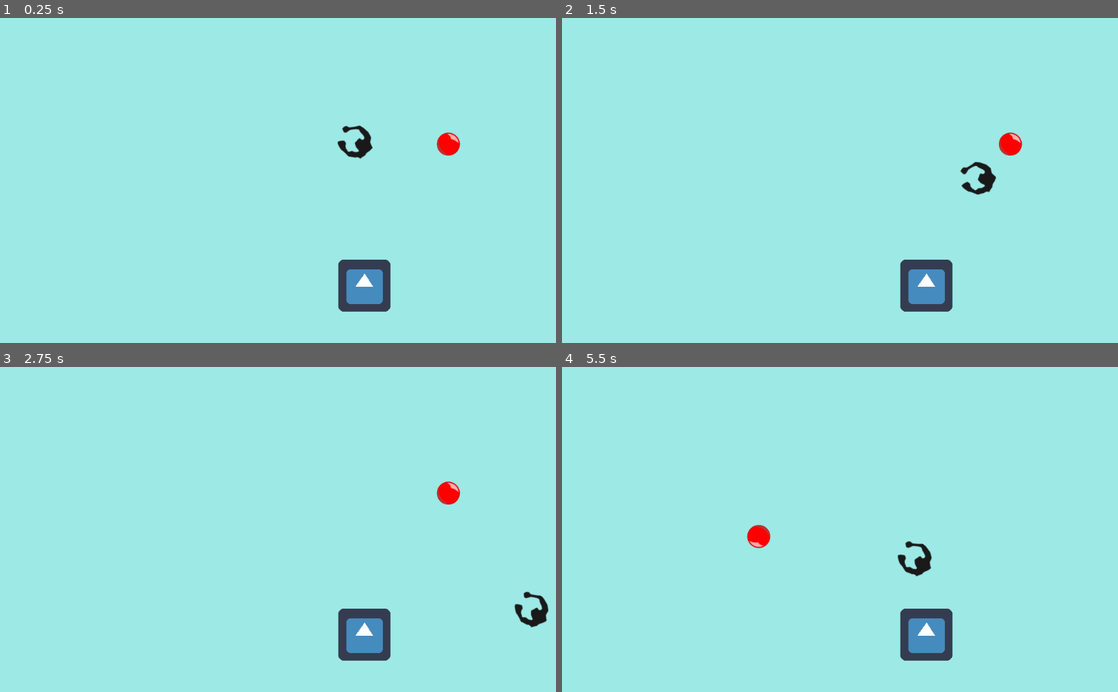
Above: before the commit, frames 1-4 (two rows, left to right).
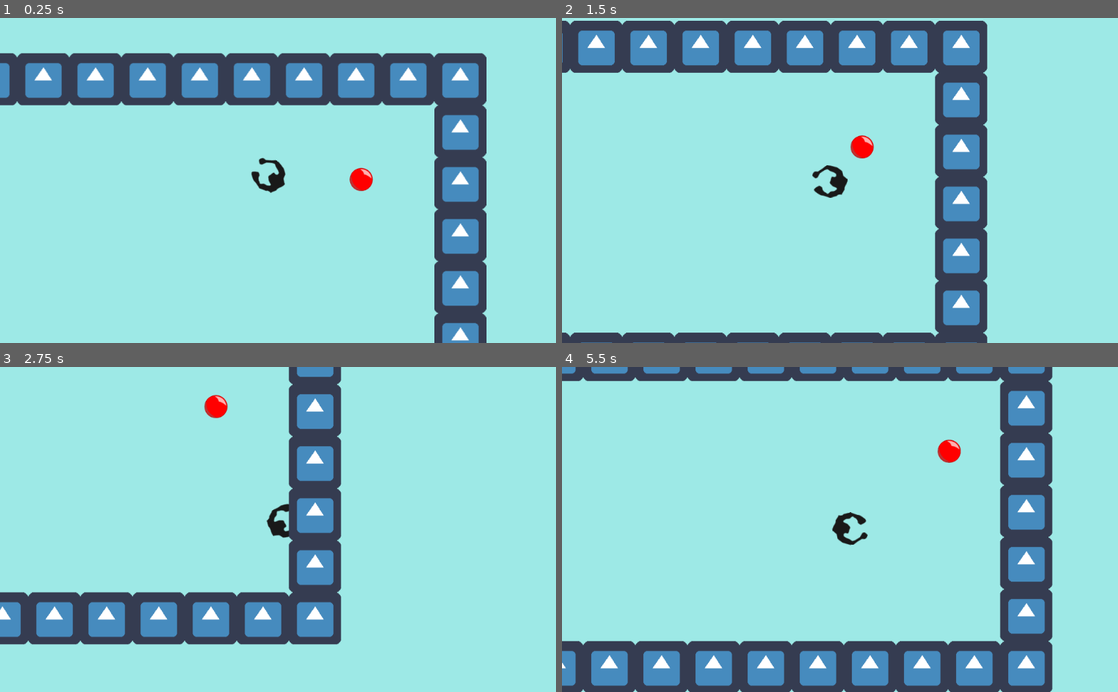
Above: after the commit, the same moments.

Repository: AndreMicheletti/queimada-rpg-godot
Game: Godot game, scene res://scenes/World.tscn
The game is run twice, just before and just after one commit, with the same random seed, the same clock (stepped at 60 frames per second) and the same inputs. The engine's default icon, where the game draws it, is replaced by a stand-in: a white triangle on a blue panel in a dark square.
Inputs (mouse positions are in pixels of both pictures, inside the frame that each line leads up to):
- Up to frame 1 (0.25 s): no input
- Up to frame 2 (1.5 s): tap Enter at 0.5 s; move the mouse to (962, 164) at 0.52 s; hold D (move_right) 0.53-1.28 s; click (962, 164) at 0.6 s; tap Space at 1.25 s; move the mouse to (728, 196) at 1.27 s; hold S (move_down) from 1.28 s (still down); click (728, 196) at 1.35 s
- Up to frame 3 (2.75 s): move the mouse to (333, 458) at 2.02 s; release S (move_down) at 2.03 s; hold D (move_right) from 2.03 s (still down); click (333, 458) at 2.1 s
- Up to frame 4 (5.5 s): move the mouse to (812, 594) at 2.77 s; release D (move_right) at 2.78 s; hold W (move_up) 2.78-3.53 s; click (812, 594) at 2.85 s; move the mouse to (1006, 578) at 3.52 s; hold A (move_left) 3.53-5.03 s; click (1006, 578) at 3.6 s; move the mouse to (673, 480) at 4.27 s; click (673, 480) at 4.35 s; move the mouse to (867, 529) at 5.02 s; hold S (move_down) from 5.03 s (still down); click (867, 529) at 5.1 s

The runs differ from the first frame. In frame 1, 23% of the frame differs, in the area x 0-88%, y 10-100%; in frame 2, 24%; in frame 3, 19%; in frame 4, 27%, in the area x 0-89%, y 0-100%.

Commit message:
added player camera. added tilemap to World scene

Diff:
--- a/scenes/Player.tscn
+++ b/scenes/Player.tscn
@@ -2,8 +2,6 @@
 
 [ext_resource path="res://scripts/Player.gd" type="Script" id=1]
 [ext_resource path="res://sprites/zombie.png" type="Texture" id=2]
-
-
 
 [sub_resource type="CircleShape2D" id=1]
 radius = 20.0
@@ -15,13 +13,18 @@
 [node name="CollisionShape2D" type="CollisionShape2D" parent="."]
 shape = SubResource( 1 )
 
-[node name="Sprite" type="Sprite" parent="."]
+[node name="Pivot" type="Position2D" parent="."]
+
+[node name="Sprite" type="Sprite" parent="Pivot"]
 position = Vector2( 17.5658, 0.35849 )
 texture = ExtResource( 2 )
+
+[node name="PlayerCamera" type="Camera2D" parent="Pivot"]
+current = true
 
 [node name="RayCast2D" type="RayCast2D" parent="."]
 enabled = true
 cast_to = Vector2( 50, 0 )
 
 [node name="BallHold" type="Position2D" parent="."]
-position = Vector2( 35, 0 )
+position = Vector2( 42, 0 )
--- a/scenes/World.tscn
+++ b/scenes/World.tscn
@@ -1,11 +1,34 @@
-[gd_scene load_steps=5 format=2]
+[gd_scene load_steps=6 format=2]
 
 [ext_resource path="res://scenes/Player.tscn" type="PackedScene" id=1]
 [ext_resource path="res://scenes/Ball.tscn" type="PackedScene" id=2]
 [ext_resource path="res://icon.png" type="Texture" id=3]
 
-[sub_resource type="RectangleShape2D" id=1]
-extents = Vector2( 49, 46 )
+[sub_resource type="ConvexPolygonShape2D" id=2]
+points = PoolVector2Array( 96, 96, 0, 96, 0, 0, 96, 0 )
+
+[sub_resource type="TileSet" id=3]
+0/name = "icon.png 0"
+0/texture = ExtResource( 3 )
+0/tex_offset = Vector2( 0, 0 )
+0/modulate = Color( 1, 1, 1, 1 )
+0/region = Rect2( 0, 0, 96, 96 )
+0/tile_mode = 0
+0/occluder_offset = Vector2( 0, 0 )
+0/navigation_offset = Vector2( 0, 0 )
+0/shape_offset = Vector2( 0, 0 )
+0/shape_transform = Transform2D( 1, 0, 0, 1, 0, 0 )
+0/shape = SubResource( 2 )
+0/shape_one_way = false
+0/shape_one_way_margin = 1.0
+0/shapes = [ {
+"autotile_coord": Vector2( 0, 0 ),
+"one_way": false,
+"one_way_margin": 1.0,
+"shape": SubResource( 2 ),
+"shape_transform": Transform2D( 1, 0, 0, 1, 0, 0 )
+} ]
+0/z_index = 0
 
 [node name="World" type="Node2D"]
 
@@ -16,17 +39,8 @@
 [node name="Ball" parent="." instance=ExtResource( 2 )]
 position = Vector2( 825, 233 )
 
-[node name="Wall" type="StaticBody2D" parent="."]
-position = Vector2( 671, 494 )
-
-[node name="CollisionShape2D" type="CollisionShape2D" parent="Wall"]
-shape = SubResource( 1 )
-__meta__ = {
-"_edit_lock_": true
-}
-
-[node name="Sprite" type="Sprite" parent="Wall"]
-texture = ExtResource( 3 )
-__meta__ = {
-"_edit_lock_": true
-}
+[node name="TileMap" type="TileMap" parent="."]
+tile_set = SubResource( 3 )
+cell_size = Vector2( 96, 96 )
+format = 1
+tile_data = PoolIntArray( 65535, 0, 0, 0, 0, 0, 1, 0, 0, 2, 0, 0, 3, 0, 0, 4, 0, 0, 5, 0, 0, 6, 0, 0, 7, 0, 0, 8, 0, 0, 9, 0, 0, 10, 0, 0, 131071, 0, 0, 65546, 0, 0, 196607, 0, 0, 131082, 0, 0, 262143, 0, 0, 196618, 0, 0, 327679, 0, 0, 262154, 0, 0, 393215, 0, 0, 327690, 0, 0, 458751, 0, 0, 393216, 0, 0, 393217, 0, 0, 393218, 0, 0, 393219, 0, 0, 393220, 0, 0, 393221, 0, 0, 393222, 0, 0, 393223, 0, 0, 393224, 0, 0, 393225, 0, 0, 393226, 0, 0 )
